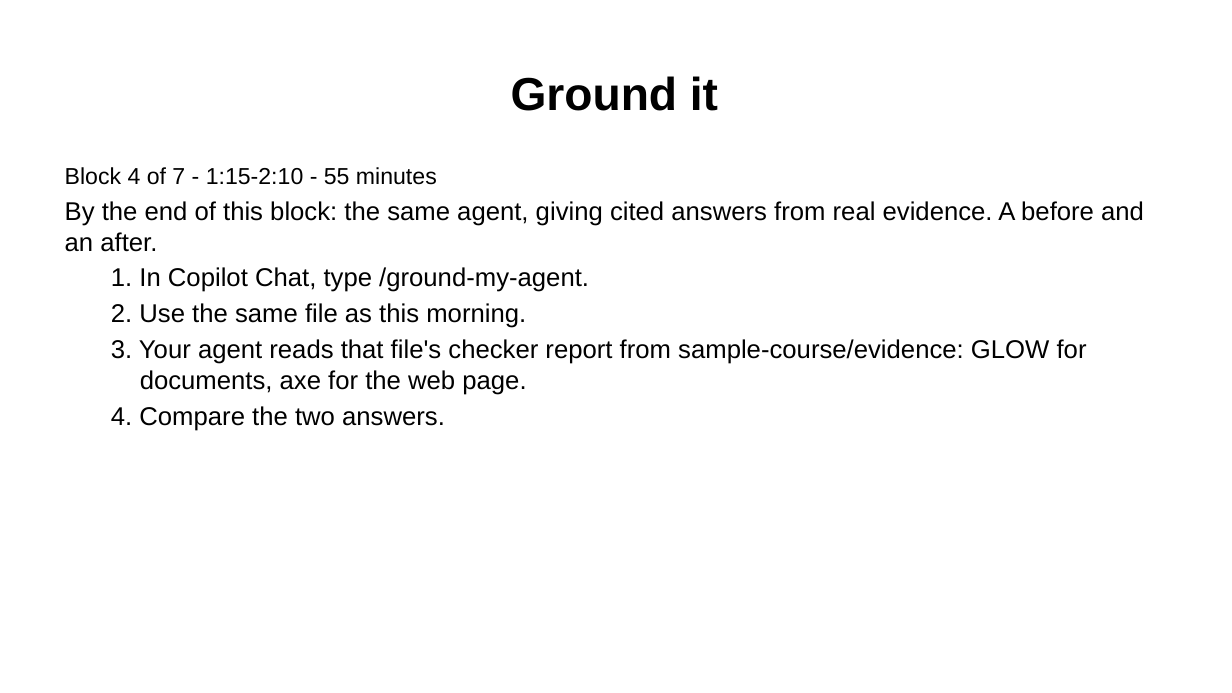
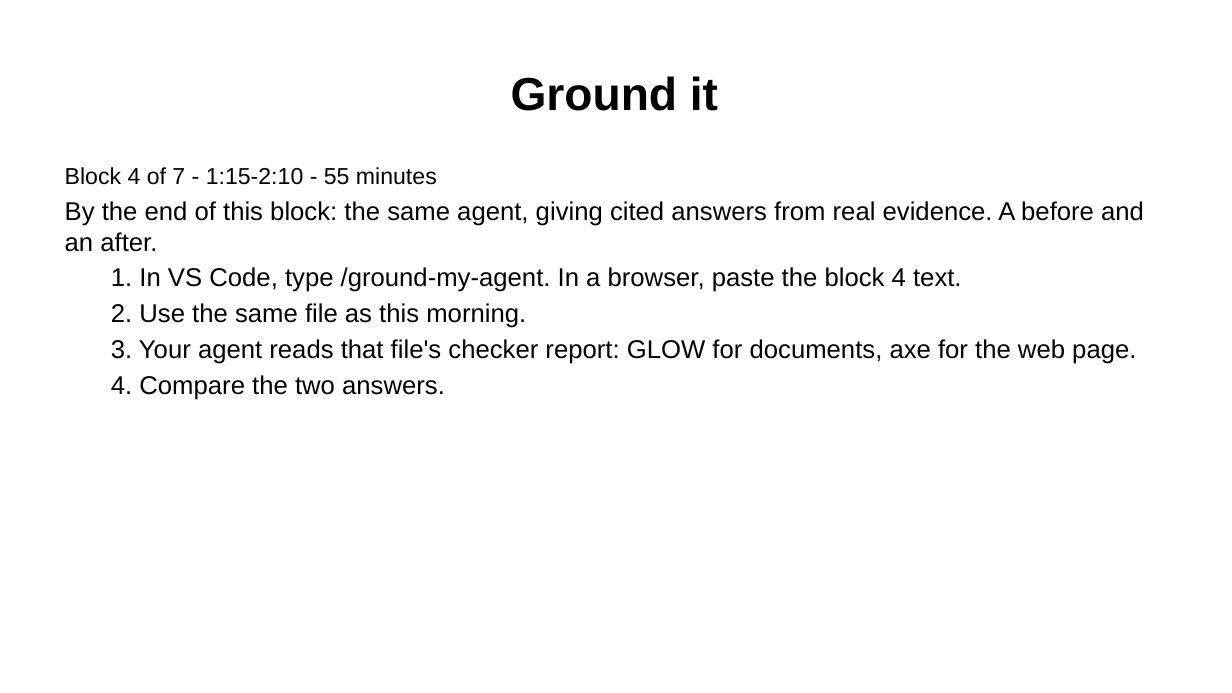
Before and after one commit to Community-Access/glow, a slide deck: slide 15 of docs/ahg-2026/slides.pptx. Drawn at 1232x693 pixels with LibreOffice and Linux fonts; fonts in the diff are those of the drawing. Boxes give left, top, right and bottom in pixels: in the first picture for what was removed or moved away, otherwise in the second. Text is boxed around its words. In the diff, an @@ line names an element or a change of style, - is before the commit and + after.

```diff
--- a/docs/ahg-2026/slides.pptx
+++ b/docs/ahg-2026/slides.pptx
@@ text at (111,267,961,292): text changed @@
-  1. In Copilot Chat, type /ground-my-agent.
+  1. In VS Code, type /ground-my-agent. In a browser, paste the block 4 text.
@@ text at (111,339,1136,364): text changed @@
-  3. Your agent reads that file's checker report from sample-course/evidence: GLOW for documents, axe for the web page.
+  3. Your agent reads that file's checker report: GLOW for documents, axe for the web page.
```
Also in this commit, not shown: 7 other slides changed, 55 other files.
